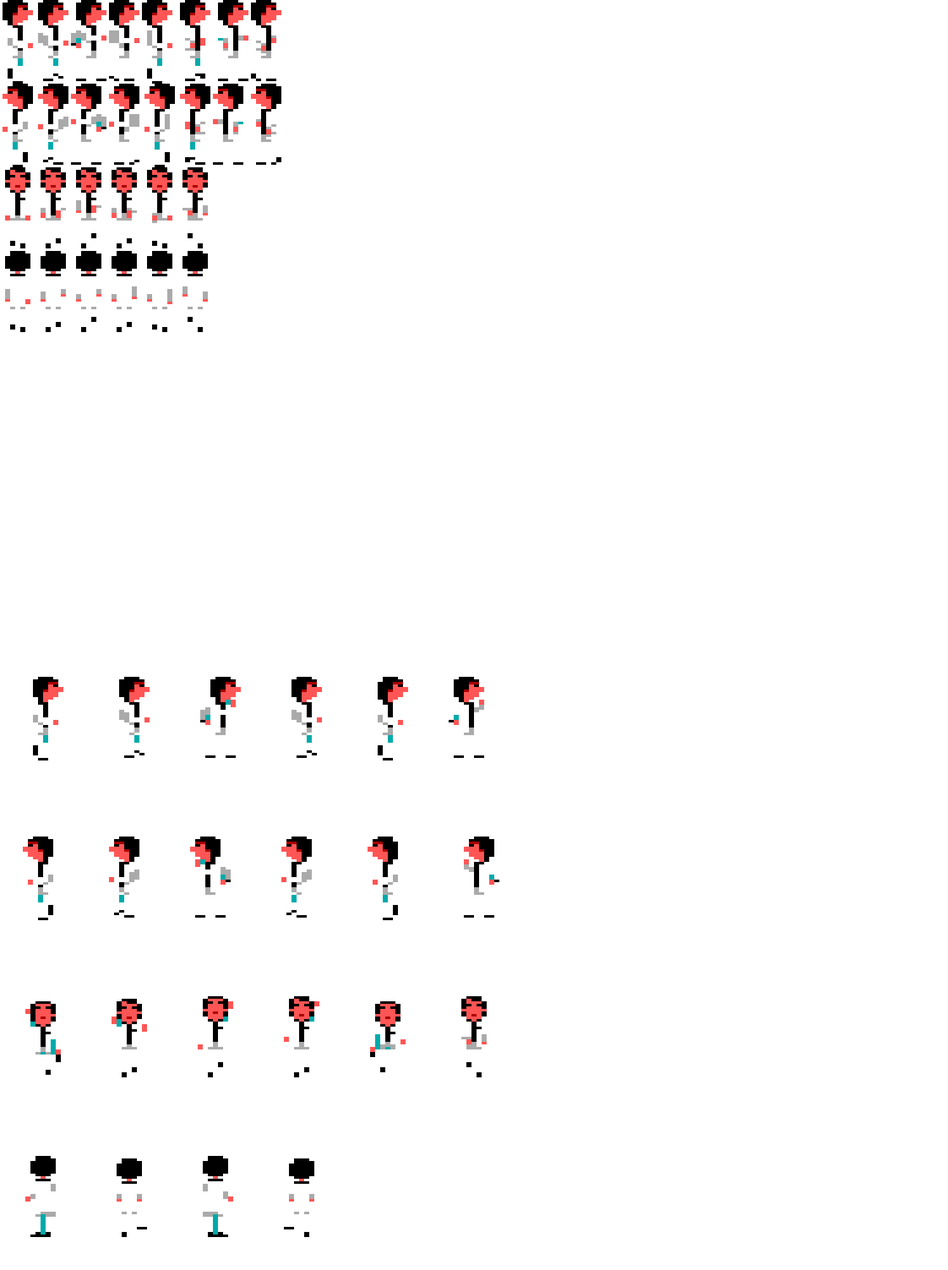
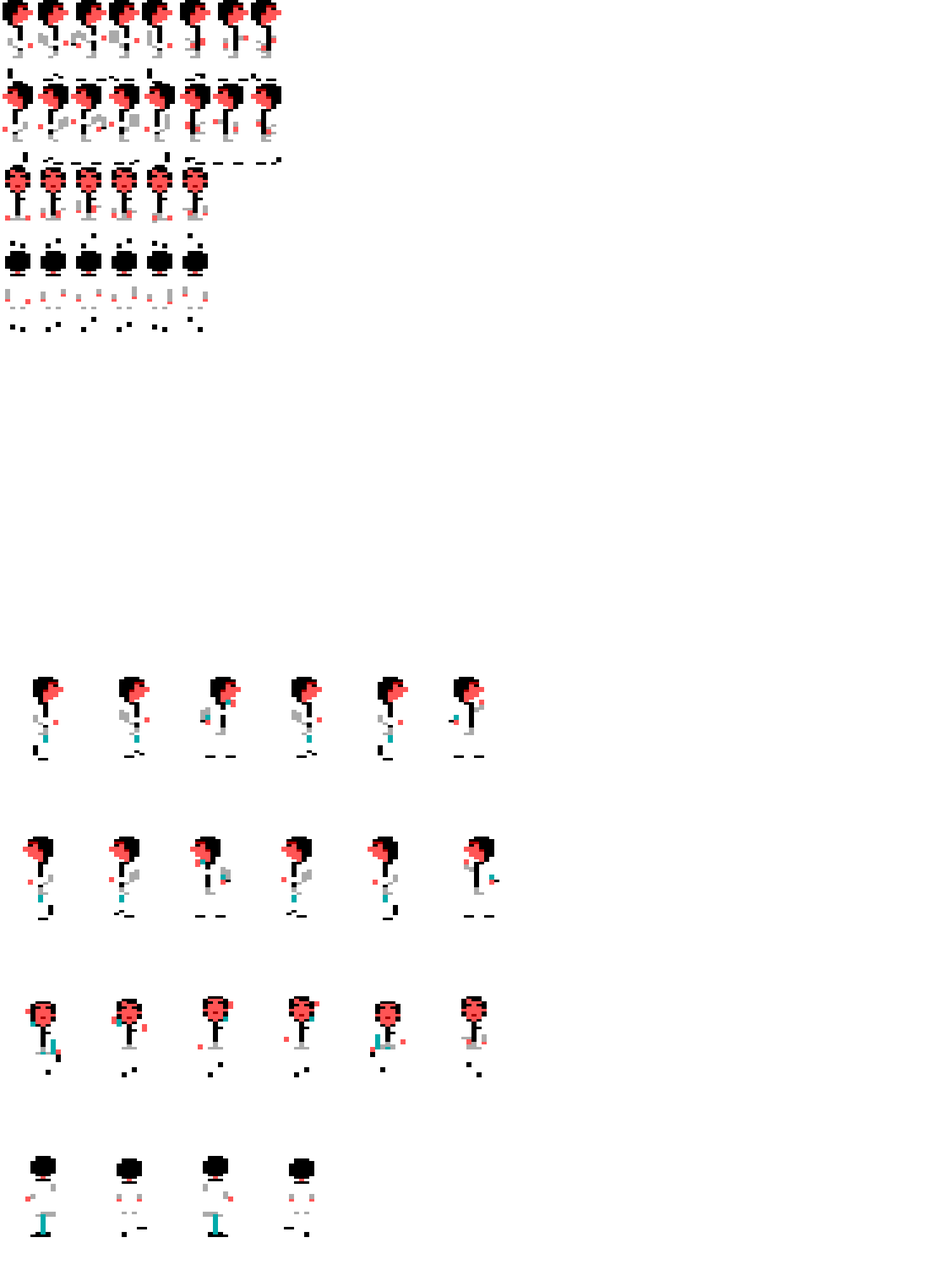
Before/after of a 948 × 1270 layered artwork. What changed in the layer stack:
painted on "Layer 1" over [12, 38, 244, 150]
